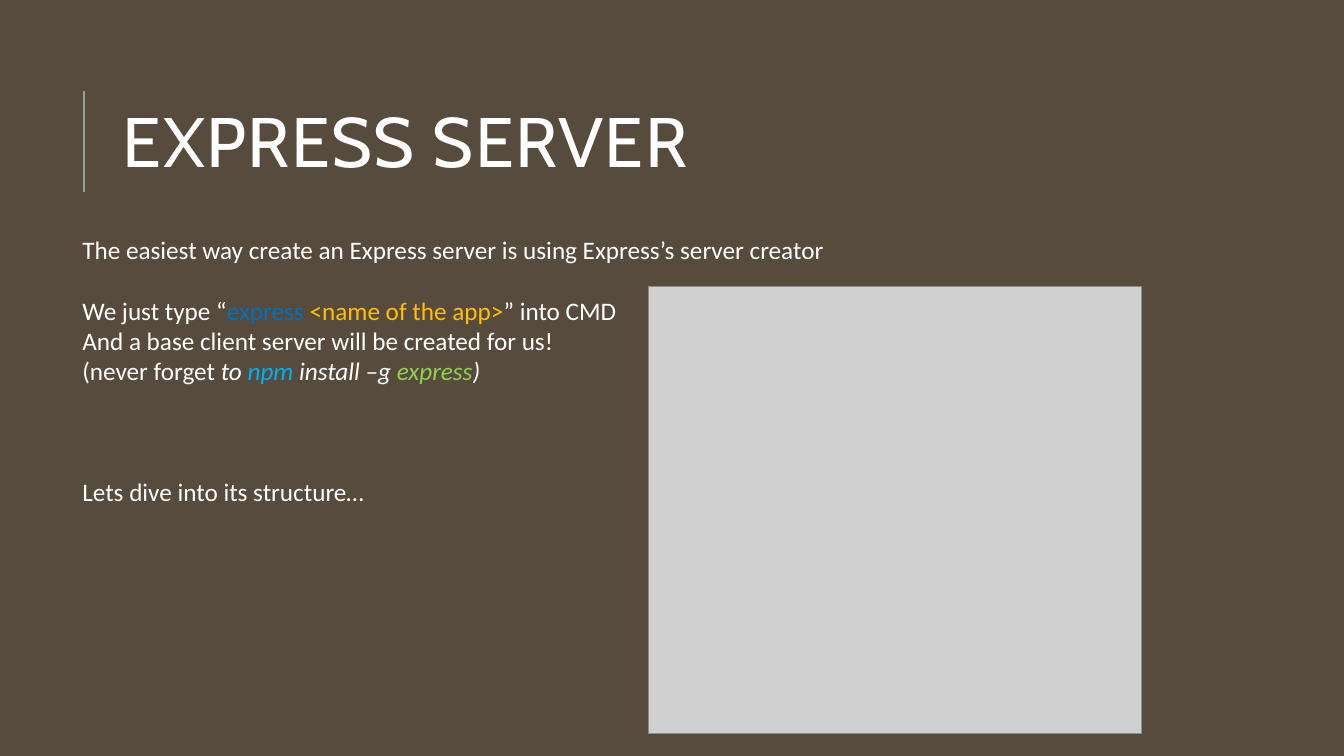
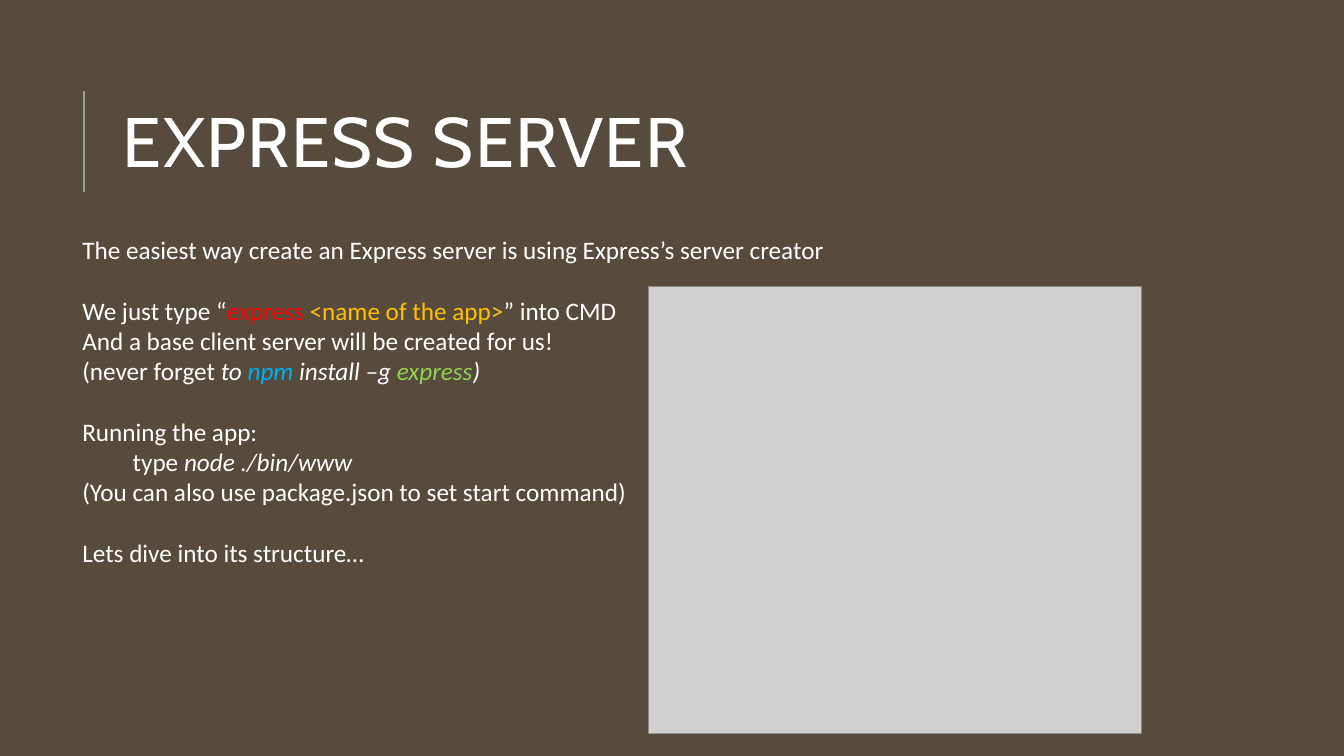
Before and after one commit to jce-il/se-class, a slide deck: slide 3 of tirgul/Node and azure.pptx. Drawn at 1344x756 pixels with LibreOffice and Linux fonts; fonts in the diff are those of the drawing; grey boxes stand for pictures. Boxes give left, top, right and bottom in pixels: in the first picture for what was removed or moved away, otherwise in the second. Text is boxed around its words. In the diff, an @@ line names an element or a change of style, - is before the commit and + after.

```diff
--- a/tirgul/Node and azure.pptx
+++ b/tirgul/Node and azure.pptx
@@ text at bbox=[82, 302, 616, 325]: text colour #0070C0 to #FF0000 in "“express" @@
@@ text at bbox=[82, 423, 626, 506]: paragraphs added @@
+Running the app:
+type node ./bin/www
+(You can also use package.json to set start command)
```
Also in this commit, not shown: 1 other slide changed, 1 other file.
